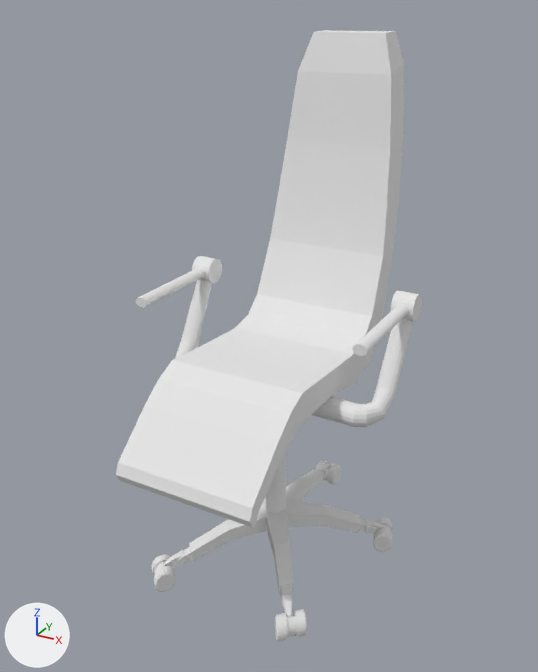
What one commit did to the Blender file Assets/Models/chair/chair.blend.
Both versions are drawn from a 50 mm camera at (0.933, -1.771, 1.601) aimed at (-0.023, -0.034, 0.732). The lights are fixed; the arrows at lower left show +X, +Y and +Z.

The older version as bpy lines, for what is in view:
```python
me_cylinder = bpy.data.meshes.new('Cylinder')
me_cylinder.from_pydata(...)  # 2247 vertices, 2026 faces; spans x -0.37..0.36, y -0.53..0.51, z -0.66..0.9
me_cylinder.materials.append(mat_material_001)  # white #e7e7e7
ob_cylinder = bpy.data.objects.new('Cylinder', me_cylinder)
ob_cylinder.location = (0.0, 0.0, 0.636)
```
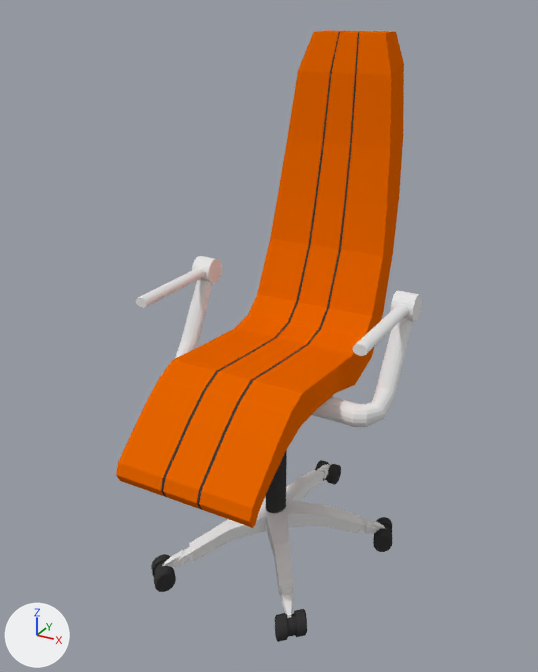
The change in detail:
Material 'ChairColor' (mat_chaircolor) is new.
Its base color is (0.8, 0.131, 0.0) (orange #e76500).
Material 'Line color' (mat_line_color) is new.
Its base color is (0.042, 0.042, 0.042) (black #3a3a3a).
me_cylinder has 2247 vertices, 2026 faces and spans x -0.37..0.36, y -0.53..0.51, z -0.66..0.9.
me_cylinder is used by ob_cylinder; location (0.0, 0.0, 0.636).
me_cylinder part 1: 248 of the faces centred in x -0.21..0.2, y -0.52..0.51, z -0.17..0.9 switch from mat_material_001 (white #e7e7e7) to mat_chaircolor (orange #e76500).
me_cylinder part 2: 678 of the faces centred in x -0.35..0.34, y 0.1..0.43, z -0.66..-0.59 switch from mat_material_001 (white #e7e7e7) to mat_line_color (black #3a3a3a).
me_cylinder part 3: 452 of the faces centred in x -0.27..0.26, y -0.4..-0.29, z -0.66..-0.59 switch from mat_material_001 (white #e7e7e7) to mat_line_color (black #3a3a3a).
me_cylinder part 4: 122 of the faces centred in x -0.06..0.05, y -0.52..0.51, z -0.37..0.9 switch from mat_material_001 (white #e7e7e7) to mat_line_color (black #3a3a3a).

Where the change shows, as pixel boxes [x1, y1, x2, y2] in the pictures (538 x 672 px):
part 1 of me_cylinder, recoloured (white to orange): [116, 30, 404, 528] in both
part 2 of me_cylinder, recoloured (white to black): [315, 460, 392, 552] in both
part 3 of me_cylinder, recoloured (white to black): [151, 554, 307, 642] in both
part 4 of me_cylinder, recoloured: [161, 31, 367, 513] in both
